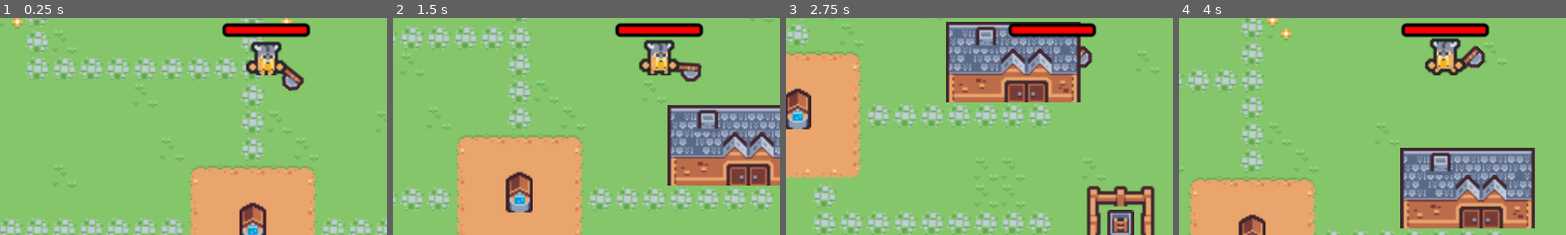
Above: before the commit, frames 1-4 (left to right).
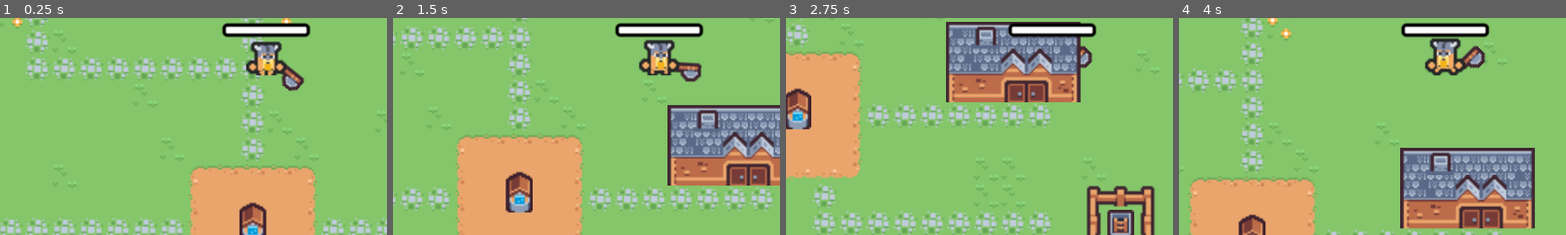
Above: after the commit, the same moments.

Repository: GodEmperorDaniel/crab-survivor
Game: Godot game, scene res://Scenes/Main_Scene.tscn
Two runs of this game, one before a commit and one after it. Both use one fixed random seed, a clock stepped at 60 frames per second and the inputs below.
Inputs (mouse positions are % of the whole screen's width and height, from its top left):
- Up to frame 1 (0.25 s): no input
- Up to frame 2 (1.5 s): tap Enter at 0.5 s; move the mouse to (72, 45) at 0.52 s; press the mouse at (72, 45) at 0.53 s; hold D (move_right) 0.53-1.28 s; move the mouse to (30, 55) at 1.27 s; release the mouse at (30, 55) at 1.28 s; hold S (move_down) from 1.28 s (still down); click (30, 55) at 1.35 s
- Up to frame 3 (2.75 s): move the mouse to (60, 28) at 2.02 s; release S (move_down) at 2.03 s; press the mouse at (60, 28) at 2.03 s; hold D (move_right) from 2.03 s (still down)
- Up to frame 4 (4 s): move the mouse to (45, 70) at 2.77 s; release D (move_right) at 2.78 s; release the mouse at (45, 70) at 2.78 s; hold W (move_up) 2.78-3.53 s; click (45, 70) at 2.85 s; move the mouse to (80, 65) at 3.52 s; press the mouse at (80, 65) at 3.53 s; hold A (move_left) from 3.53 s (still down)
The pictures show only the part of the screen within x 16-66%, y 41-91%; the shares and areas given below are measured in that part.

The runs differ from the first frame. In frame 1, 0.8% of the frame differs, in the area x 58-80%, y 3-8%; in frame 2, 0.8%; in frame 3, 0.8%; in frame 4, 0.8%.

Commit message:
Implemented health bar

Diff:
--- a/Player.gd
+++ b/Player.gd
@@ -25,3 +25,7 @@
 
 func movement_stopped():
 	animation.stop()
+
+
+func _on_died():
+	queue_free()
--- /dev/null
+++ b/Scenes/HealthBar.tscn
@@ -0,0 +1,47 @@
+[gd_scene load_steps=7 format=3 uid="uid://dow4vyaa53hfn"]
+
+[ext_resource type="Script" path="res://Scripts/HealthBar.gd" id="1_qvm1q"]
+
+[sub_resource type="ImageTexture" id="ImageTexture_gkgai"]
+
+[sub_resource type="ImageTexture" id="ImageTexture_7meb5"]
+
+[sub_resource type="StyleBoxFlat" id="StyleBoxFlat_5eagr"]
+bg_color = Color(1, 1, 1, 1)
+border_width_left = 2
+border_width_top = 2
+border_width_right = 2
+border_width_bottom = 2
+border_color = Color(0, 0, 0, 1)
+corner_radius_top_left = 2
+corner_radius_top_right = 2
+corner_radius_bottom_right = 2
+corner_radius_bottom_left = 2
+expand_margin_left = 2.0
+expand_margin_top = 2.0
+expand_margin_right = 2.0
+expand_margin_bottom = 2.0
+
+[sub_resource type="StyleBoxFlat" id="StyleBoxFlat_g181a"]
+bg_color = Color(1, 0, 0, 1)
+corner_radius_top_left = 1
+corner_radius_top_right = 1
+corner_radius_bottom_right = 1
+corner_radius_bottom_left = 1
+
+[sub_resource type="StyleBoxEmpty" id="StyleBoxEmpty_5ofhb"]
+
+[node name="HealthBar" type="HSlider"]
+z_index = 1000
+offset_left = -24.0
+offset_top = -23.0
+offset_right = 24.0
+offset_bottom = -7.0
+theme_override_icons/grabber = SubResource("ImageTexture_gkgai")
+theme_override_icons/grabber_disabled = SubResource("ImageTexture_7meb5")
+theme_override_styles/slider = SubResource("StyleBoxFlat_5eagr")
+theme_override_styles/grabber_area = SubResource("StyleBoxFlat_g181a")
+theme_override_styles/grabber_area_highlight = SubResource("StyleBoxEmpty_5ofhb")
+editable = false
+scrollable = false
+script = ExtResource("1_qvm1q")
--- a/Scenes/Player.tscn
+++ b/Scenes/Player.tscn
@@ -1,12 +1,28 @@
-[gd_scene load_steps=13 format=3 uid="uid://dn1no82mkvohx"]
+[gd_scene load_steps=11 format=3 uid="uid://dn1no82mkvohx"]
 
-[ext_resource type="SpriteFrames" uid="uid://mt6we7f56io0" path="res://Sprites/SpriteFrames/PlayerRunning.tres" id="1_agmoa"]
+[ext_resource type="SpriteFrames" uid="uid://cysfme8c7vmy8" path="res://Sprites/SpriteFrames/PlayerRunning.tres" id="1_agmoa"]
 [ext_resource type="Script" path="res://Player.gd" id="1_wu3mh"]
 [ext_resource type="Texture2D" uid="uid://cwv8ukin2koai" path="res://Tiles/tile_0127.png" id="3_8rtw4"]
 [ext_resource type="Script" path="res://Scenes/Weapon.gd" id="4_1q3bt"]
+[ext_resource type="PackedScene" uid="uid://dow4vyaa53hfn" path="res://Scenes/HealthBar.tscn" id="5_sr1ur"]
 
 [sub_resource type="RectangleShape2D" id="RectangleShape2D_aq7ey"]
 size = Vector2(18, 20)
+
+[sub_resource type="Animation" id="Animation_s5sr3"]
+length = 0.001
+tracks/0/type = "value"
+tracks/0/imported = false
+tracks/0/enabled = true
+tracks/0/path = NodePath(".:rotation")
+tracks/0/interp = 1
+tracks/0/loop_wrap = true
+tracks/0/keys = {
+"times": PackedFloat32Array(0),
+"transitions": PackedFloat32Array(1),
+"update": 0,
+"values": [2.24973]
+}
 
 [sub_resource type="Animation" id="Animation_6y7ic"]
 resource_name = "attack"
@@ -24,21 +40,6 @@
 "values": [0.0, 2.0944, 0.785398]
 }
 
-[sub_resource type="Animation" id="Animation_s5sr3"]
-length = 0.001
-tracks/0/type = "value"
-tracks/0/imported = false
-tracks/0/enabled = true
-tracks/0/path = NodePath(".:rotation")
-tracks/0/interp = 1
-tracks/0/loop_wrap = true
-tracks/0/keys = {
-"times": PackedFloat32Array(0),
-"transitions": PackedFloat32Array(1),
-"update": 0,
-"values": [2.24973]
-}
-
 [sub_resource type="AnimationLibrary" id="AnimationLibrary_ns2i7"]
 _data = {
 "RESET": SubResource("Animation_s5sr3"),
@@ -48,26 +49,6 @@
 [sub_resource type="CapsuleShape2D" id="CapsuleShape2D_xp83o"]
 radius = 5.0
 height = 18.0
-
-[sub_resource type="ImageTexture" id="ImageTexture_gkgai"]
-
-[sub_resource type="ImageTexture" id="ImageTexture_7meb5"]
-
-[sub_resource type="StyleBoxFlat" id="StyleBoxFlat_5eagr"]
-bg_color = Color(1, 0, 0, 1)
-border_width_left = 2
-border_width_top = 2
-border_width_right = 2
-border_width_bottom = 2
-border_color = Color(0, 0, 0, 1)
-corner_radius_top_left = 2
-corner_radius_top_right = 2
-corner_radius_bottom_right = 2
-corner_radius_bottom_left = 2
-expand_margin_left = 2.0
-expand_margin_top = 2.0
-expand_margin_right = 2.0
-expand_margin_bottom = 2.0
 
 [node name="Player" type="CharacterBody2D"]
 z_index = 1
@@ -109,18 +90,9 @@
 [node name="Camera" type="Camera2D" parent="."]
 zoom = Vector2(2.5, 2.5)
 
-[node name="HealthBar" type="HSlider" parent="."]
-z_index = 1000
-offset_left = -24.0
-offset_top = -23.0
-offset_right = 24.0
-offset_bottom = -7.0
-theme_override_icons/grabber = SubResource("ImageTexture_gkgai")
-theme_override_icons/grabber_disabled = SubResource("ImageTexture_7meb5")
-theme_override_styles/slider = SubResource("StyleBoxFlat_5eagr")
-editable = false
-scrollable = false
+[node name="HealthBar" parent="." instance=ExtResource("5_sr1ur")]
 
 [connection signal="animation_finished" from="Animation/Weapon/Animation" to="Animation/Weapon" method="_on_attack_animation_finished"]
 [connection signal="animation_started" from="Animation/Weapon/Animation" to="Animation/Weapon" method="_on_attack_animation_started"]
 [connection signal="body_entered" from="Animation/Weapon/AttackArea" to="Animation/Weapon" method="_on_attack_area_body_entered"]
+[connection signal="owner_died" from="HealthBar" to="." method="_on_died"]
--- /dev/null
+++ b/Scripts/HealthBar.gd
@@ -0,0 +1,12 @@
+extends HSlider
+
+signal owner_died
+@export var health : float = 100 :
+	get:
+		return health
+	set(new_value):
+		health = new_value
+		value = new_value
+
+		if health <= 0:
+			owner_died.emit()
--- /dev/null
+++ b/Sprites/SpriteFrames/PlayerRunning.tres
@@ -0,0 +1,39 @@
+[gd_resource type="SpriteFrames" load_steps=6 format=3 uid="uid://cysfme8c7vmy8"]
+
+[ext_resource type="Texture2D" uid="uid://tsl7oj1smglm" path="res://Sprites/player_running.png" id="1_xh3hw"]
+
+[sub_resource type="AtlasTexture" id="AtlasTexture_4uc86"]
+atlas = ExtResource("1_xh3hw")
+region = Rect2(0, 0, 24, 24)
+
+[sub_resource type="AtlasTexture" id="AtlasTexture_iioub"]
+atlas = ExtResource("1_xh3hw")
+region = Rect2(24, 0, 24, 24)
+
+[sub_resource type="AtlasTexture" id="AtlasTexture_3mqb3"]
+atlas = ExtResource("1_xh3hw")
+region = Rect2(48, 0, 24, 24)
+
+[sub_resource type="AtlasTexture" id="AtlasTexture_s121q"]
+atlas = ExtResource("1_xh3hw")
+region = Rect2(72, 0, 24, 24)
+
+[resource]
+animations = [{
+"frames": [{
+"duration": 1.0,
+"texture": SubResource("AtlasTexture_4uc86")
+}, {
+"duration": 1.0,
+"texture": SubResource("AtlasTexture_iioub")
+}, {
+"duration": 1.0,
+"texture": SubResource("AtlasTexture_3mqb3")
+}, {
+"duration": 1.0,
+"texture": SubResource("AtlasTexture_s121q")
+}],
+"loop": true,
+"name": &"running",
+"speed": 5.0
+}]
